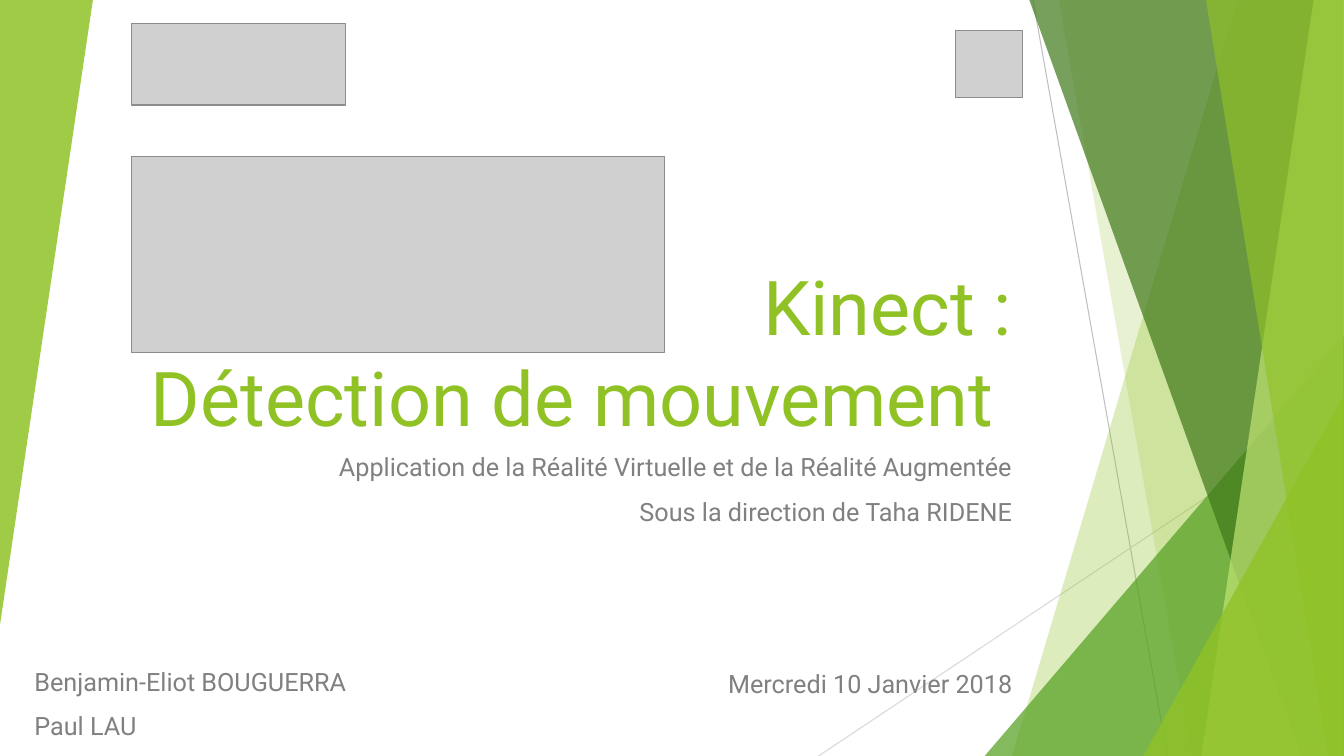
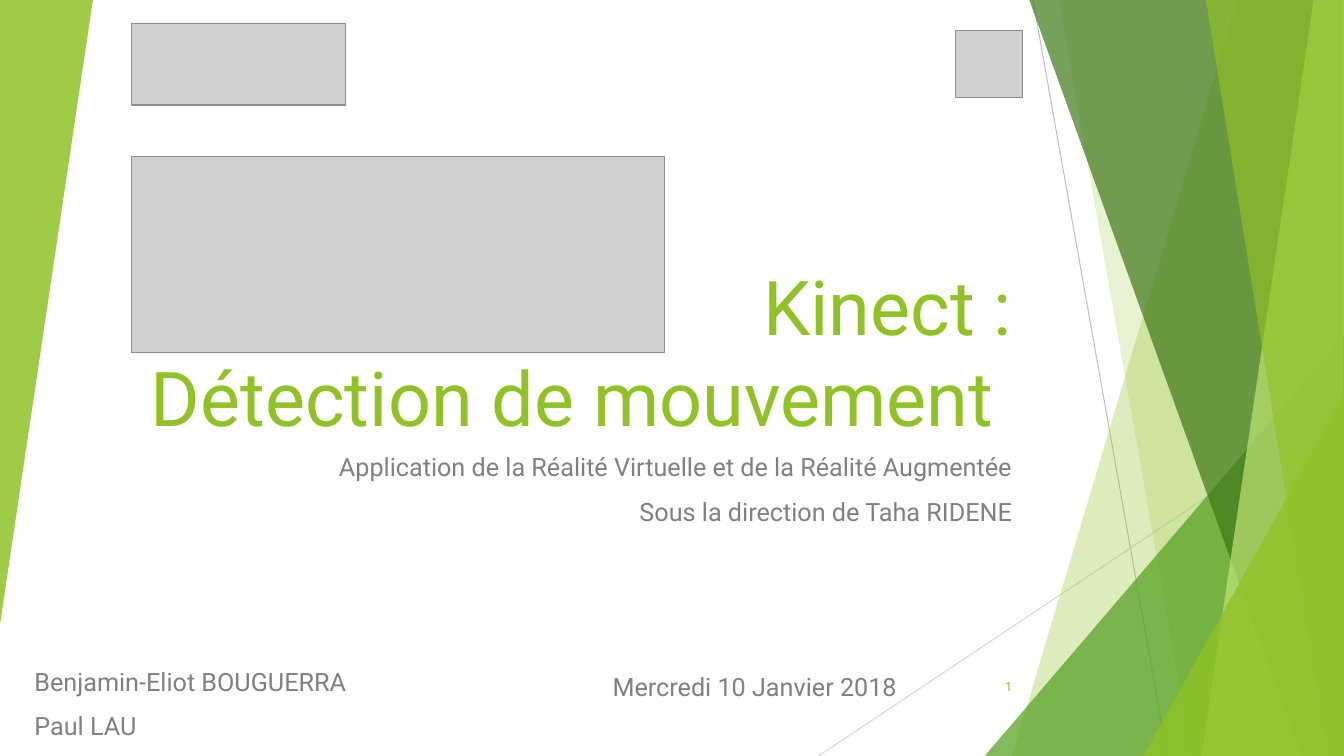
Before and after one commit to Pangels/RVRA3D, a slide deck: slide 1 of Kinect.pptx. Drawn at 1344x756 pixels with LibreOffice and Linux fonts; fonts in the diff are those of the drawing; grey boxes stand for pictures. Boxes give left, top, right and bottom in pixels: in the first picture for what was removed or moved away, otherwise in the second. Text is boxed around its words. In the diff, an @@ line names an element or a change of style, - is before the commit and + after.

Commit message:
Fixed and updated
Fix gestural and sfml.
Add kinect squeleton plan.
Update presentation and readme.
Add close program gesture for sfml.

```diff
--- a/Kinect.pptx
+++ b/Kinect.pptx
@@ text "Mercredi 10 Janvier 2018": place and size @@
-text "Mercredi 10 Janvier 2018" at [728, 674, 1013, 693]
+text "Mercredi 10 Janvier 2018" at [613, 677, 897, 696]
@@ page number added at [1005, 682, 1012, 691], 9 pt, text #90C226 @@
+1
```
Also in this commit, not shown: 3 slides added, 4 other files.
